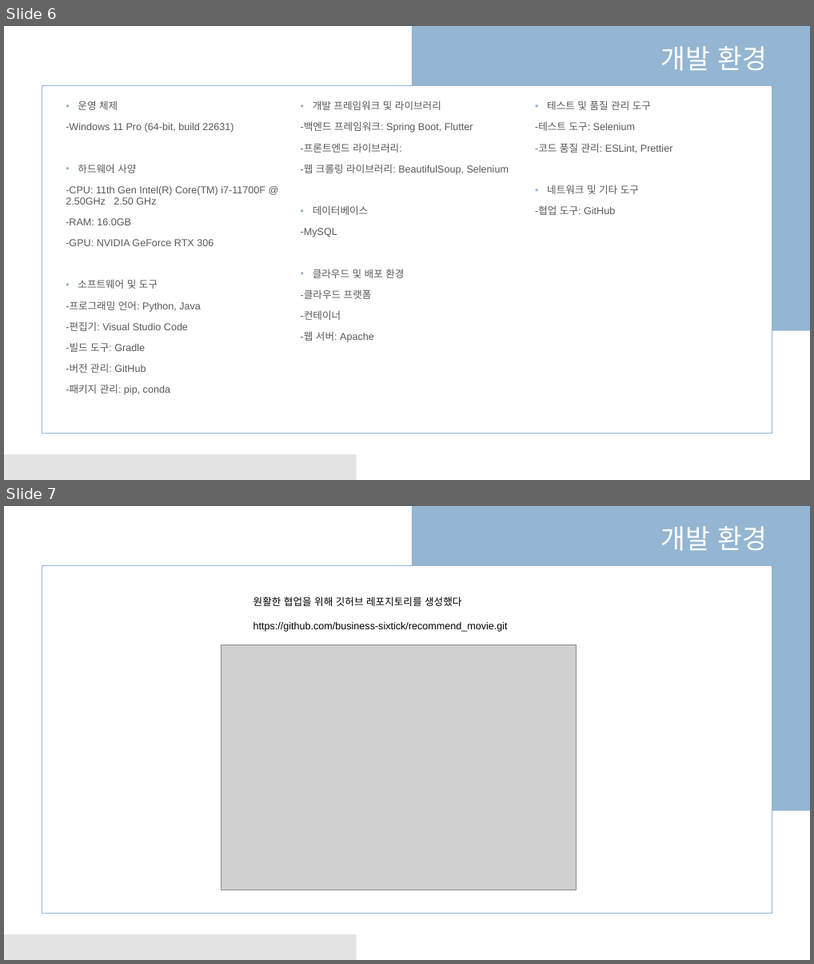
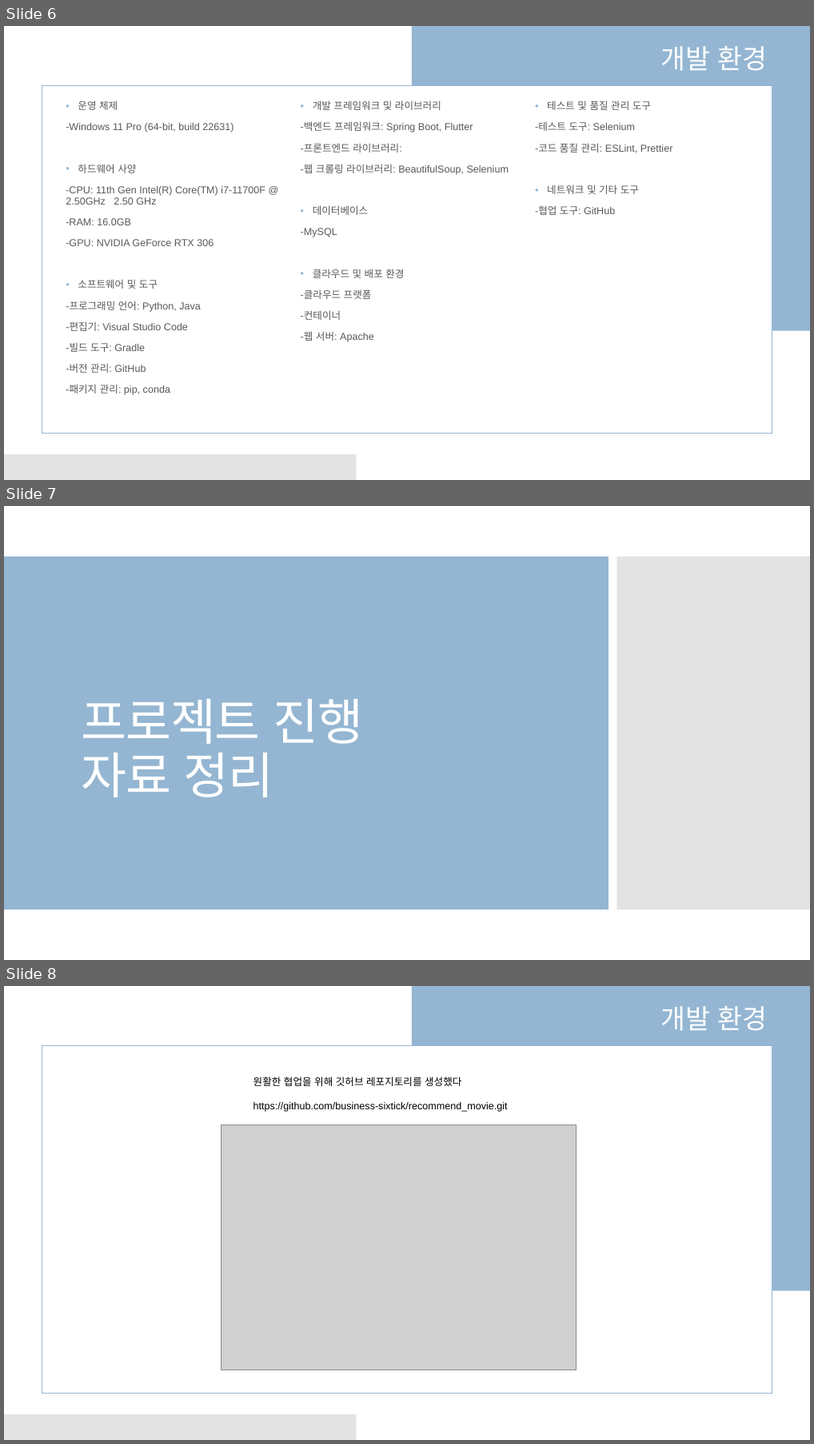
Before and after one commit to business-sixtick/recommend_movie, a slide deck: doc/세종교육_AI프로젝트.pptx. Shown one above the other, each under a label of ours: slides 6 and 7 before the commit, slides 6, 7 and 8 after it. The pictures are 814x964 and 814x1444 pixels, drawn with LibreOffice and Linux fonts; fonts in the diff are those of the drawing; grey boxes stand for pictures. Boxes give left, top, right and bottom in pixels: in the first picture for what was removed or moved away, otherwise in the second. Text is boxed around its words. In the diff, an @@ line names an element or a change of style, - is before the commit and + after.

```diff
--- a/doc/세종교육_AI프로젝트.pptx
+++ b/doc/세종교육_AI프로젝트.pptx
@@ slide 7 added at [4, 506, 810, 960], background #FFFFFF @@
@@ rectangle added at [4, 556, 609, 909], fill #94B6D2 @@
@@ rectangle added at [618, 556, 810, 909], fill #C8C8C8 at 50% opacity @@
@@ title added at [81, 699, 363, 797], 59 pt, text #FFFFFF @@
+프로젝트 진행
+자료 정리
@@ what was slide 7 is now slide 8 @@
```
Also in this commit, not shown: 2 slides changed, 1 slide removed, 4 other files.
